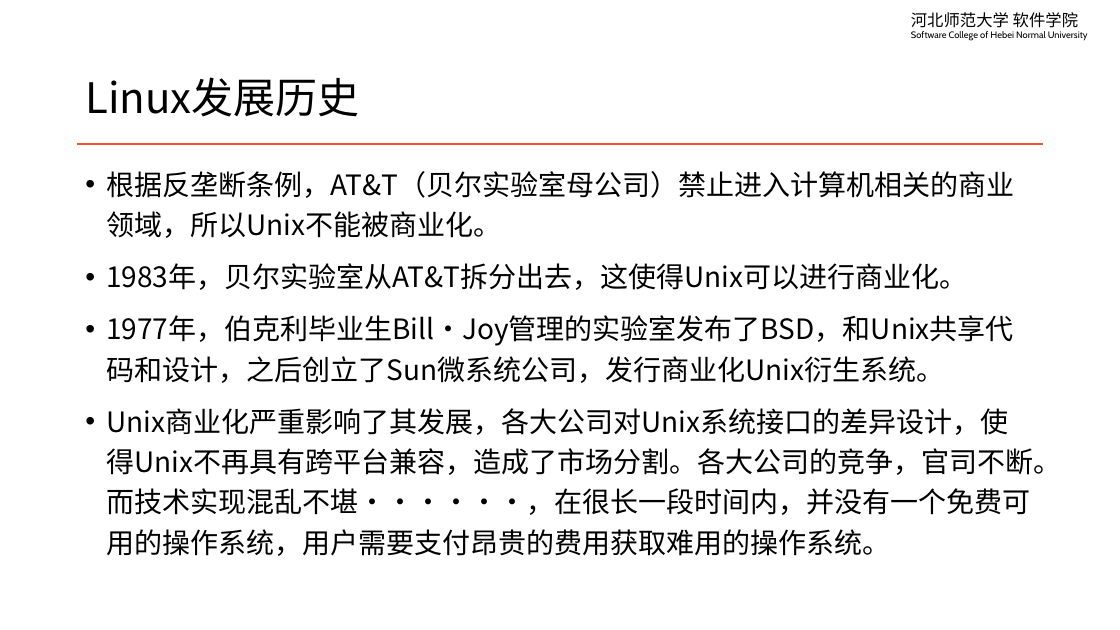
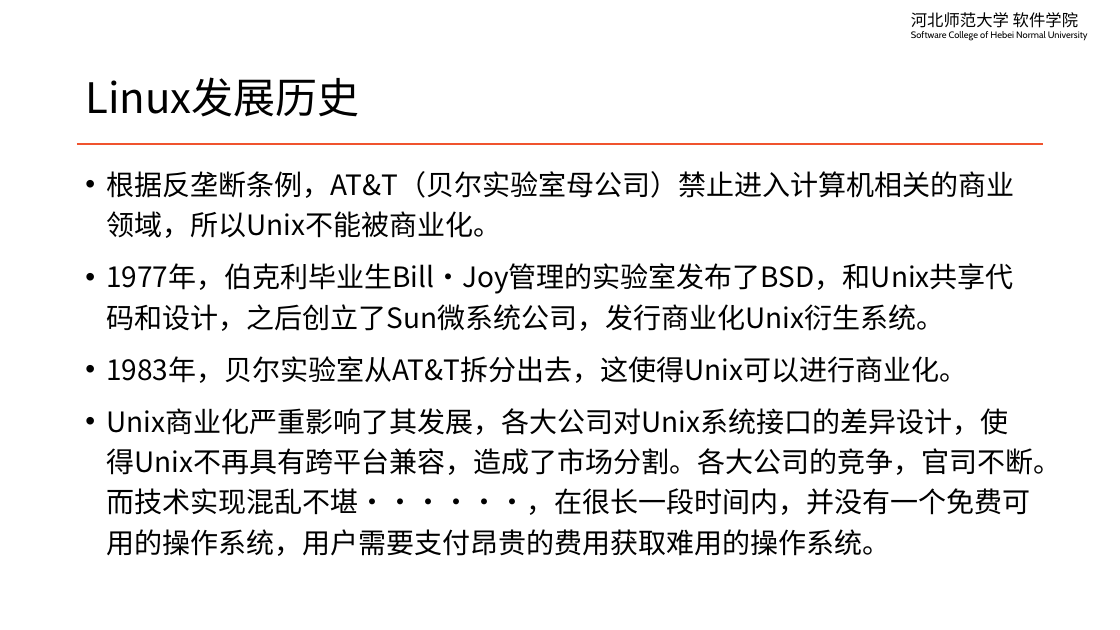
Before and after one commit to edu2act/course-linux-system, a slide deck: slide 4 of materials/slides/ch01-linux-history-and-install.pptx. Drawn at 1120x630 pixels with LibreOffice and Linux fonts; fonts in the diff are those of the drawing. Boxes give left, top, right and bottom in pixels: in the first picture for what was removed or moved away, otherwise in the second. Text is boxed around its words. In the diff, an @@ line names an element or a change of style, - is before the commit and + after.

```diff
--- a/materials/slides/ch01-linux-history-and-install.pptx
+++ b/materials/slides/ch01-linux-history-and-install.pptx
@@ text at box(106, 263, 1013, 331): paragraph added @@
+• 1977年，伯克利毕业生Bill·Joy管理的实验室发布了BSD，和Unix共享代码和设计，之后创立了Sun微系统公司，发行商业化Unix衍生系统。
@@ text at box(106, 315, 1013, 383): paragraph removed @@
-• 1977年，伯克利毕业生Bill·Joy管理的实验室发布了BSD，和Unix共享代码和设计，之后创立了Sun微系统公司，发行商业化Unix衍生系统。
```
Also in this commit, not shown: 1 other slide changed, 6 other files.
